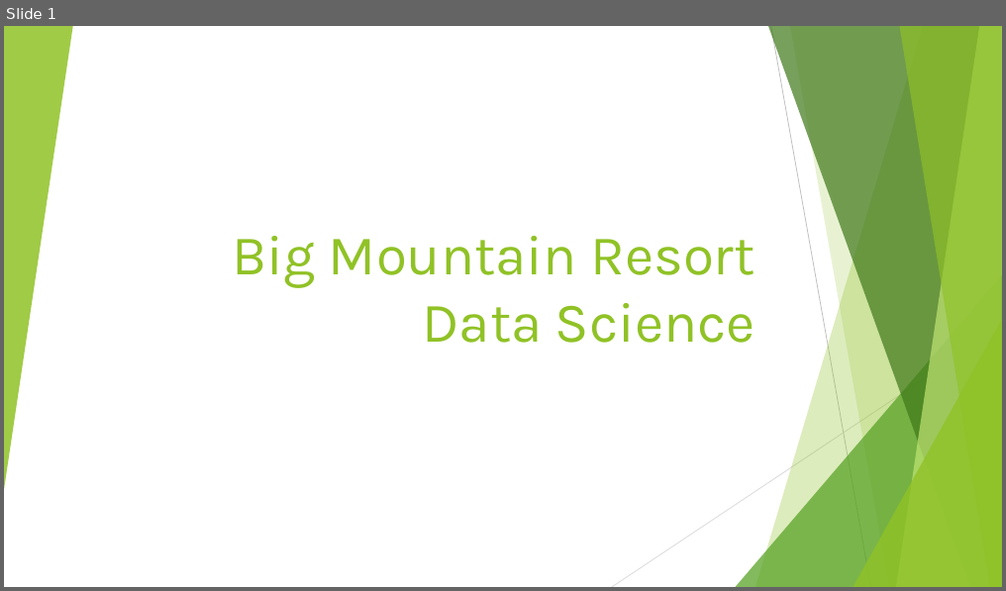
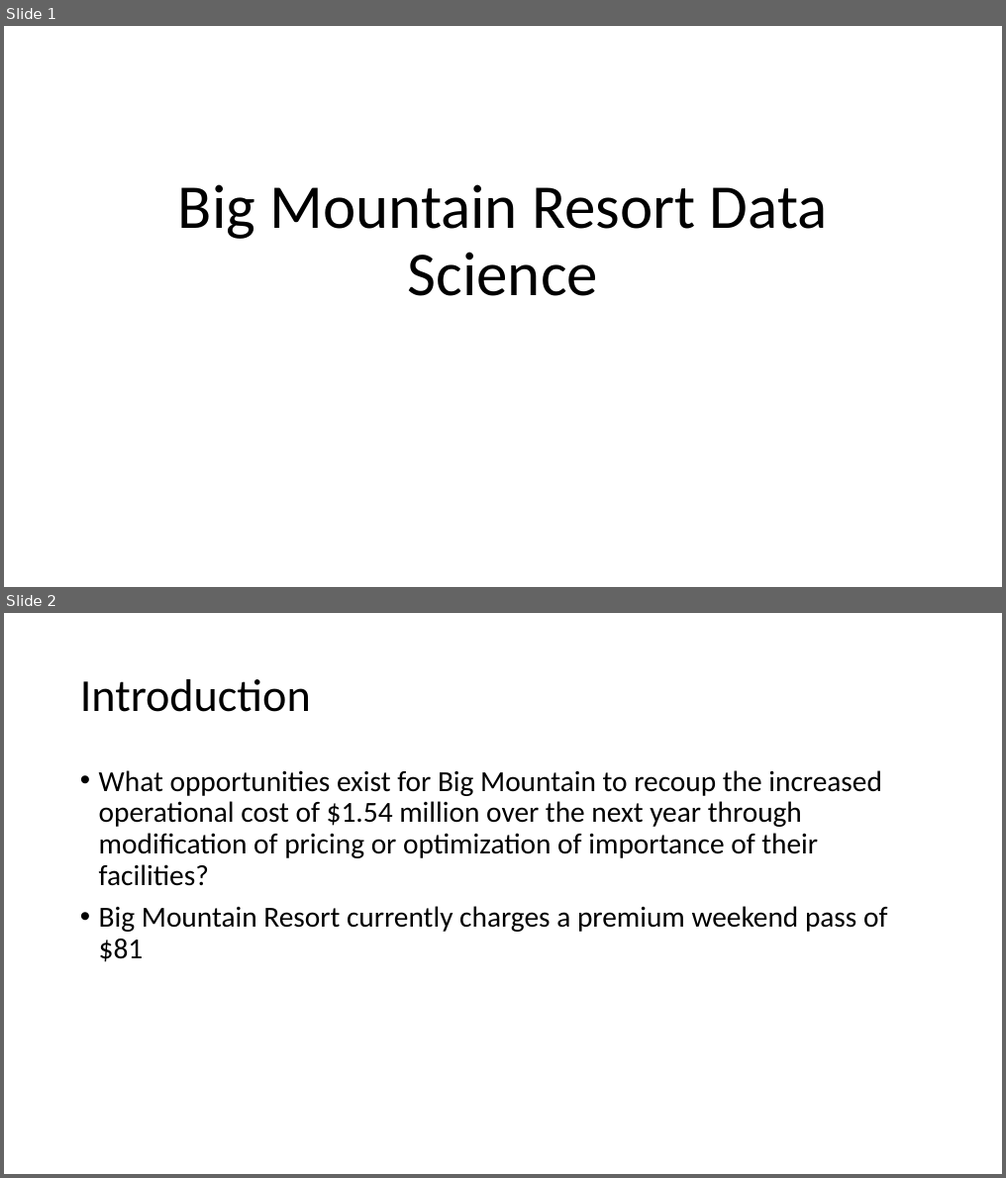
Before and after one commit to ramijau/DataScienceGuidedCapstone, a slide deck: Guided Capstone Presentation.pptx. Shown one above the other, each under a label of ours: slide 1 before the commit, slides 1 and 2 after it. The pictures are 1006x591 and 1006x1178 pixels, drawn with LibreOffice and Linux fonts; fonts in the diff are those of the drawing. Boxes give left, top, right and bottom in pixels: in the first picture for what was removed or moved away, otherwise in the second. Text is boxed around its words. In the diff, an @@ line names an element or a change of style, - is before the commit and + after.

```diff
--- a/Guided Capstone Presentation.pptx
+++ b/Guided Capstone Presentation.pptx
@@ slide 2 added at (4, 613, 1002, 1174), background #FFFFFF @@
@@ title added at (80, 679, 311, 712), 44 pt, text #000000 @@
+Introduction
@@ text added at (99, 770, 887, 962), 28 pt, text #000000 @@
+• What opportunities exist for Big Mountain to recoup the increased operational cost of $1.54 million over the next year through modification of pricing or optimization of importance of their facilities?
+• Big Mountain Resort currently charges a premium weekend pass of $81
@@ slide 1 changed as well @@
@@ group removed at (4, 26, 1002, 587): 5 freeform shapes, 3 triangles, 2 lines @@
@@ title "Big Mountain Resort Data Science": place and size @@
-title "Big Mountain Resort Data Science" at (232, 236, 755, 343)
+title "Big Mountain Resort Data Science" at (178, 184, 828, 296)
@@ title "Big Mountain Resort Data Science" at (178, 184, 828, 296): size 54 to 60 pt, font Karla to Calibri, text colour #90C226 to #000000; alignment right to centre; line spacing 1 to 0.9 @@
```
Also in this commit, not shown: 5 other slides changed, 13 other slides added, 2 slides removed, 15 other files.
